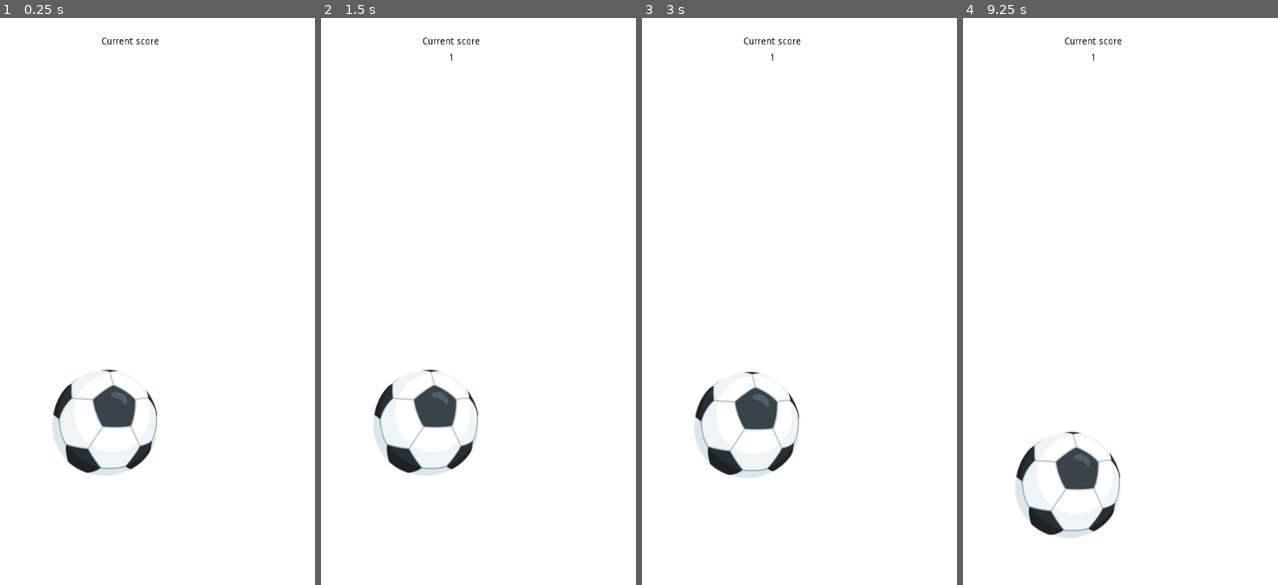
Above: before the commit, frames 1-4 (left to right).
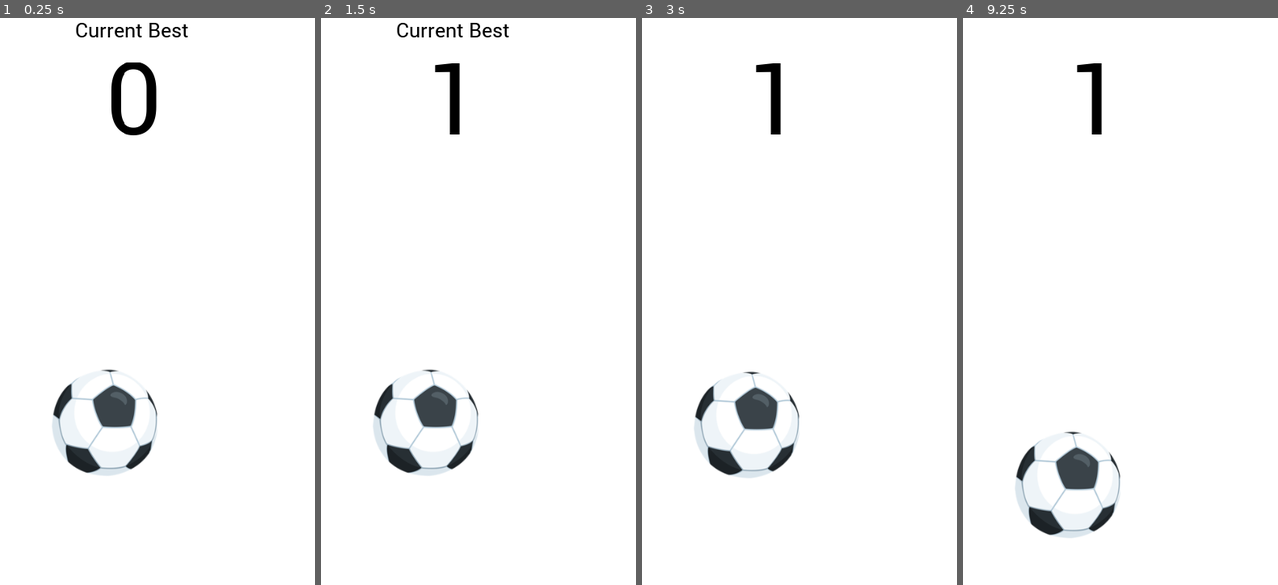
Above: after the commit, the same moments.

Repository: abdelhaksam/godot-facebook_soccer
Game: Godot game, scene res://Scene.tscn
Same seed, same stepped clock (60 frames per second), same inputs: the game is played once before the commit and once after it.
Inputs (mouse positions are in pixels of both pictures, inside the frame that each line leads up to):
- Up to frame 1 (0.25 s): no input
- Up to frame 2 (1.5 s): tap Enter at 0.5 s; move the mouse to (424, 420) at 0.52 s; click (424, 420) at 0.67 s; move the mouse to (384, 295) at 1.27 s; click (384, 295) at 1.42 s
- Up to frame 3 (3 s): tap Space at 2 s; move the mouse to (815, 120) at 2.02 s; click (815, 120) at 2.17 s; tap Enter at 2.75 s; move the mouse to (758, 392) at 2.77 s; click (758, 392) at 2.92 s
- Up to frame 4 (9.25 s): move the mouse to (1208, 358) at 3.52 s; click (1208, 358) at 3.67 s; tap Space at 4.25, 5.75 s; move the mouse to (988, 165) at 4.27 s; click (988, 165) at 4.42 s; tap Enter at 5 s; move the mouse to (1117, 261) at 5.02 s; click (1117, 261) at 5.17 s; move the mouse to (1044, 97) at 5.77 s; click (1044, 97) at 5.92 s; move the mouse to (1177, 227) at 6.52 s; click (1177, 227) at 6.67 s; move the mouse to (1026, 295) at 7.27 s; click (1026, 295) at 7.42 s; move the mouse to (1136, 120) at 8.02 s; click (1136, 120) at 8.17 s; move the mouse to (1079, 392) at 8.77 s; click (1079, 392) at 8.92 s

The runs differ from the first frame. In frame 1, 1.4% of the frame differs, in the area x 24-60%, y 0-21%; in frame 2, 1.0%; in frame 3, 0.6%; in frame 4, 0.6%.

Commit message:
Added fonts and made labels nicer

Diff:
--- a/Scene.tscn
+++ b/Scene.tscn
@@ -1,7 +1,8 @@
-[gd_scene load_steps=7 format=2]
+[gd_scene load_steps=9 format=2]
 
 [ext_resource path="res://balls/messenger.png" type="Texture" id=1]
 [ext_resource path="res://ball.gd" type="Script" id=2]
+[ext_resource path="res://fontes/Roboto-Regular.ttf" type="DynamicFontData" id=3]
 
 [sub_resource type="PhysicsMaterial" id=1]
 bounce = 0.7
@@ -12,12 +13,19 @@
 [sub_resource type="RectangleShape2D" id=3]
 extents = Vector2( 13.2117, 768.455 )
 
-[sub_resource type="StyleBoxEmpty" id=4]
+[sub_resource type="DynamicFont" id=5]
+size = 30
+font_data = ExtResource( 3 )
+
+[sub_resource type="DynamicFont" id=6]
+size = 150
+font_data = ExtResource( 3 )
 
 [node name="Playfield" type="Node2D"]
 
 [node name="BallRigidBody" type="RigidBody2D" parent="."]
 position = Vector2( 195.57, 652.921 )
+z_index = 1
 input_pickable = true
 physics_material_override = SubResource( 1 )
 gravity_scale = 20.0
@@ -53,31 +61,25 @@
 shape = SubResource( 3 )
 one_way_collision_margin = 10.9
 
-[node name="Tree" type="Tree" parent="."]
-margin_left = 152.23
-margin_top = 146.797
-margin_right = 384.23
-margin_bottom = 225.797
-custom_styles/bg = SubResource( 4 )
-__meta__ = {
-"_edit_use_anchors_": false,
-"_editor_description_": ""
-}
-
-[node name="Label" type="Label" parent="Tree"]
-margin_right = 220.0
-margin_bottom = 18.0
+[node name="ScoreLabel" type="Label" parent="."]
+margin_left = 155.0
+margin_top = 115.0
+margin_right = 375.0
+margin_bottom = 156.0
+custom_fonts/font = SubResource( 5 )
 custom_colors/font_color = Color( 0, 0, 0, 1 )
-text = "Current score"
+text = "Current Best"
 align = 1
 __meta__ = {
 "_edit_use_anchors_": false
 }
 
-[node name="Score" type="Label" parent="Tree"]
-margin_top = 24.0
-margin_right = 220.0
-margin_bottom = 68.0
+[node name="Score" type="Label" parent="."]
+margin_left = 156.805
+margin_top = 135.266
+margin_right = 376.805
+margin_bottom = 361.266
+custom_fonts/font = SubResource( 6 )
 custom_colors/font_color = Color( 0, 0, 0, 1 )
 align = 1
 __meta__ = {
--- a/ball.gd
+++ b/ball.gd
@@ -20,6 +20,7 @@
 		print(event)
 		if self.mode != RigidBody2D.MODE_RIGID: #If the game hasn't started, start it
 			self.mode = RigidBody2D.MODE_RIGID
+			get_node('../ScoreLabel').hide()
 		bounceOnTouch(self, event)
 
 
@@ -32,16 +33,14 @@
 
 func updateScore():
 	score += 1
-	get_node('../Tree/Score').set_text(str(score))
+	get_node('../Score').set_text(str(score))
 
 func initGame():
 	initBallPosition()
 	if score > highScore:
 		highScore = score
-
-	print('Score :', score)
-	print('Best Score :', highScore)
-
+	get_node('../Score').set_text(str(highScore))
+	get_node('../ScoreLabel').show()
 	score = 0
 
 
Binary file added: fontes/Roboto-Light.ttf
Binary file added: fontes/Roboto-Regular.ttf
